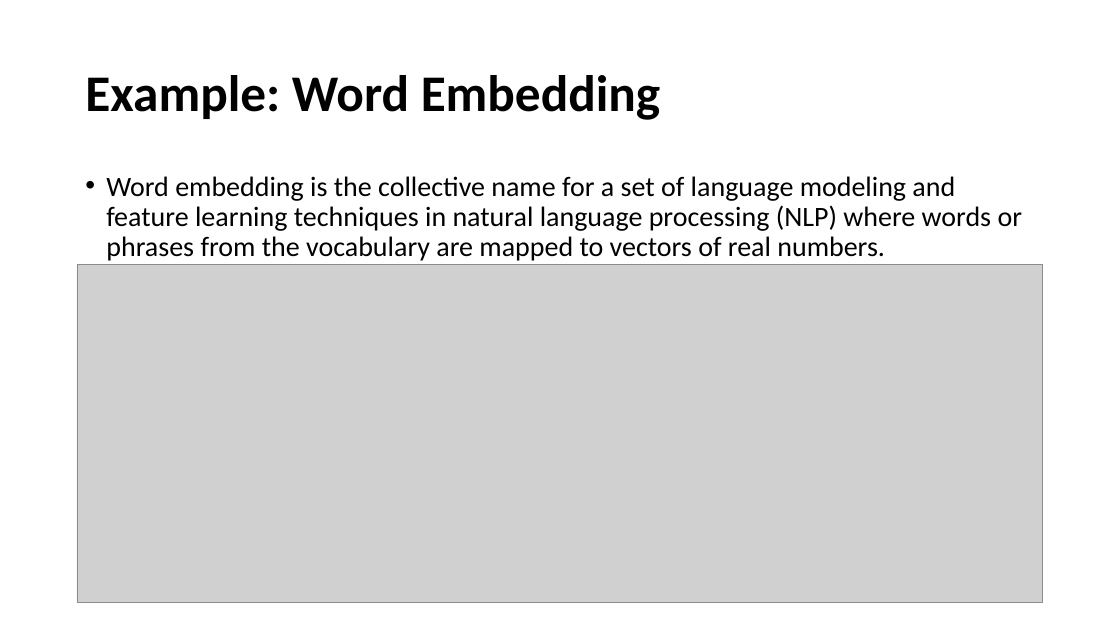
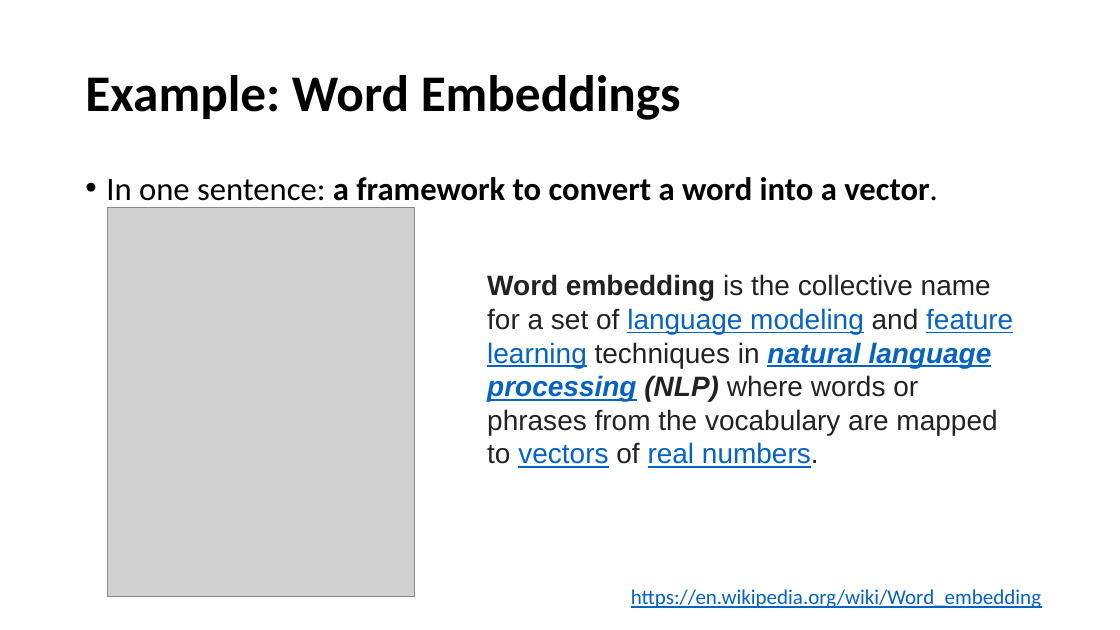
Before and after one commit to tingsyo/course_2020Q3_representation_learning, a slide deck: slide 12 of notebooks/03_Latent_variable_theory.pptx (slide 9 before the commit). Drawn at 1120x630 pixels with LibreOffice and Linux fonts; fonts in the diff are those of the drawing; grey boxes stand for pictures. Boxes give left, top, right and bottom in pixels: in the first picture for what was removed or moved away, otherwise in the second. Text is boxed around its words. In the diff, an @@ line names an element or a change of style, - is before the commit and + after.

Commit message:
- Updated LV slides

```diff
--- a/notebooks/03_Latent_variable_theory.pptx
+++ b/notebooks/03_Latent_variable_theory.pptx
@@ title at [85, 75, 681, 120]: text changed @@
-Example: Word Embedding
+Example: Word Embeddings
@@ text added at [106, 177, 937, 208], 28 pt, text #000000, bold @@
+• In one sentence: a framework to convert a word into a vector.
@@ picture added at [108, 208, 414, 597] @@
@@ picture removed at [77, 265, 1044, 603] @@
@@ text "Word embedding is the collective ...": place and size @@
-text "Word embedding is the collective ..." at [106, 176, 1023, 261]
+text "Word embedding is the collective ..." at [487, 274, 1013, 468]
@@ text "Word embedding is the collective ..." at [487, 274, 1013, 468]: font Calibri to Arial; text colour #000000 to #222222 in "Word embedding is the collective name for ..."; text colour #000000 to #0563C1, underline on in "language modeling feature learning natural language processi ..."; bold on in "Word embedding natural language processing (NLP)"; italic on in "natural language processing (NLP)"; bullet • to none; line spacing 0.9 to 1; less space between paragraphs @@
@@ text added at [631, 589, 1041, 608], 18 pt, text #0563C1, underline @@
+https://en.wikipedia.org/wiki/Word_embedding
```
Also in this commit, not shown: 1 other slide changed, 7 slides added.
